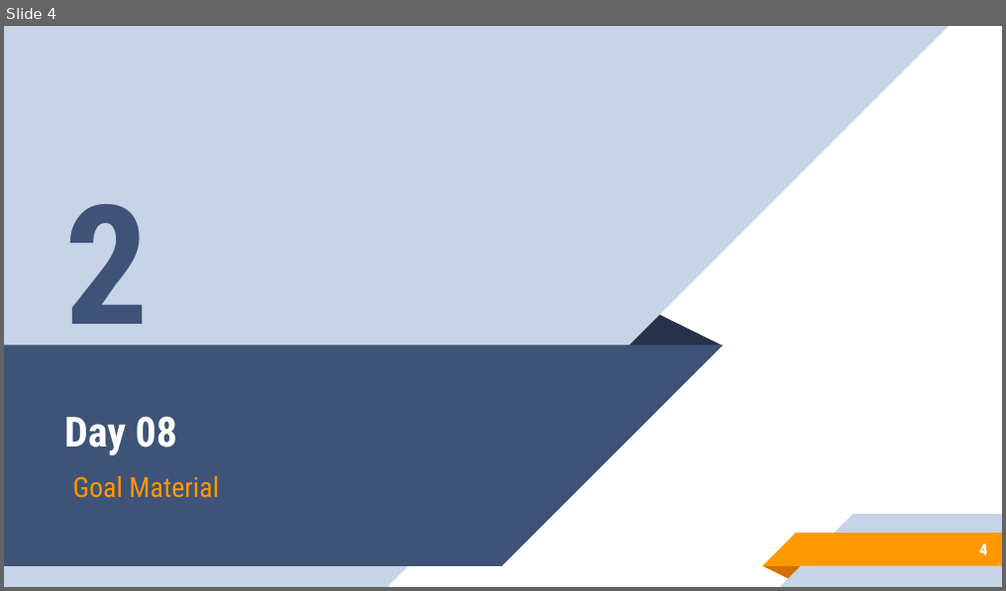
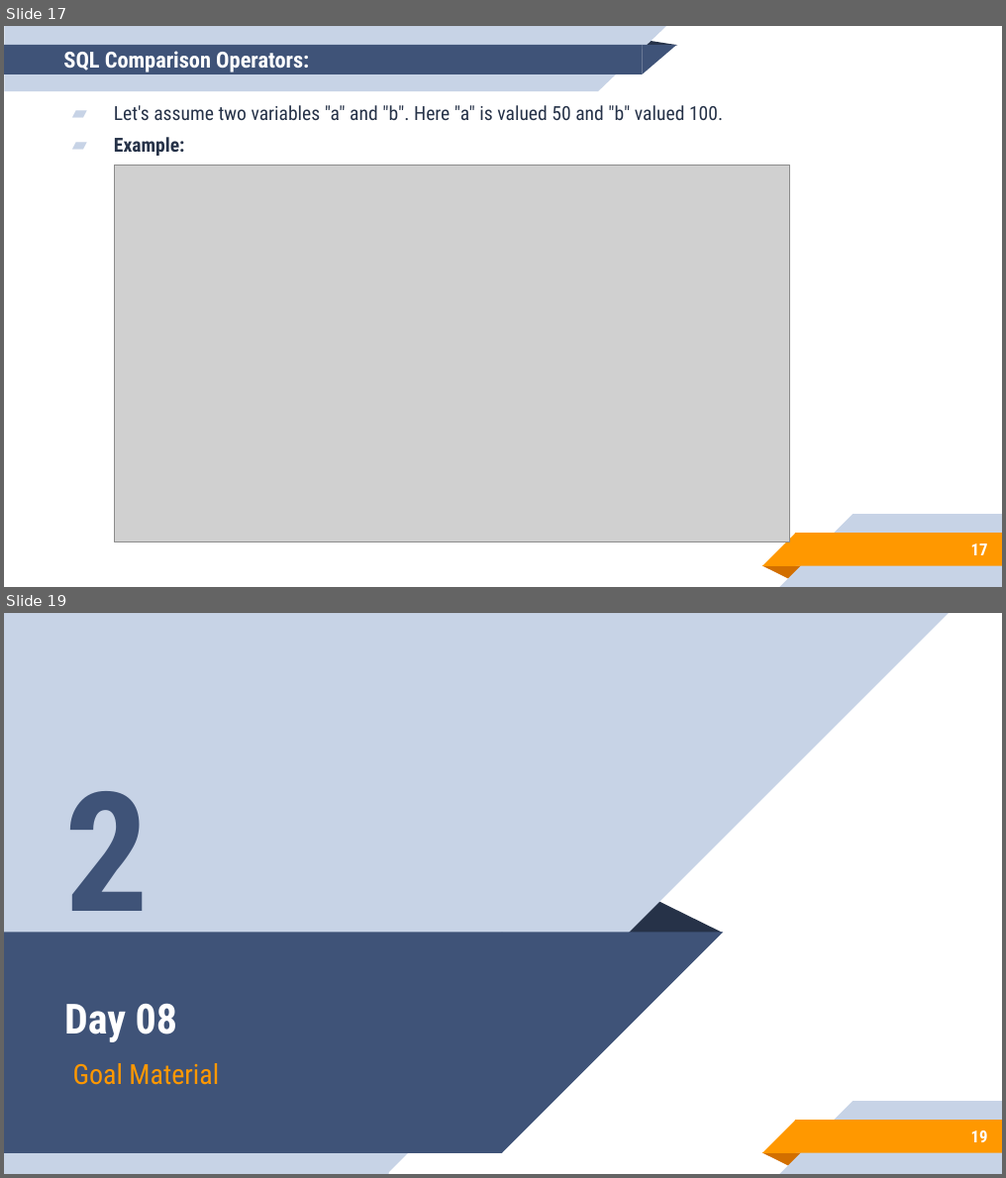
Before and after one commit to aronipurwanto/materi-xa, a slide deck: java/java-logic/Slide-Java-Logic-08.pptx. Shown one above the other, each under a label of ours: slide 4 before the commit, slides 17 and 19 after it; the slides between them are not shown. The pictures are 1006x591 and 1006x1178 pixels, drawn with LibreOffice and Linux fonts; fonts in the diff are those of the drawing; grey boxes stand for pictures. Boxes give left, top, right and bottom in pixels: in the first picture for what was removed or moved away, otherwise in the second. Text is boxed around its words. In the diff, an @@ line names an element or a change of style, - is before the commit and + after.

```diff
--- a/java/java-logic/Slide-Java-Logic-08.pptx
+++ b/java/java-logic/Slide-Java-Logic-08.pptx
@@ slide 17 added at bbox=[4, 26, 1002, 587], background #FFFFFF; not listed: 5 template elements that a slide beside it also shows @@
@@ title added at bbox=[63, 51, 309, 73], 16 pt, text #FFFFFF, bold @@
+SQL Comparison Operators:
@@ group added at bbox=[4, 26, 677, 92]: 2 rectangles, 2 right triangles, 1 triangle @@
@@ text added at bbox=[114, 105, 723, 156], 14 pt, text #263248 @@
+▰ Let's assume two variables "a" and "b". Here "a" is valued 50 and "b" valued 100.
+▰ Example:
@@ picture added at bbox=[115, 166, 789, 543] @@
@@ page number added at bbox=[971, 544, 988, 556], 12 pt, text #FFFFFF, bold @@
+17
@@ what was slide 4 is now slide 19 @@
@@ page number at bbox=[971, 1131, 988, 1143]: text changed @@
-4
+19
```
Also in this commit, not shown: 1 slide changed, 15 other slides added, 1 slide removed, 21 other files.
